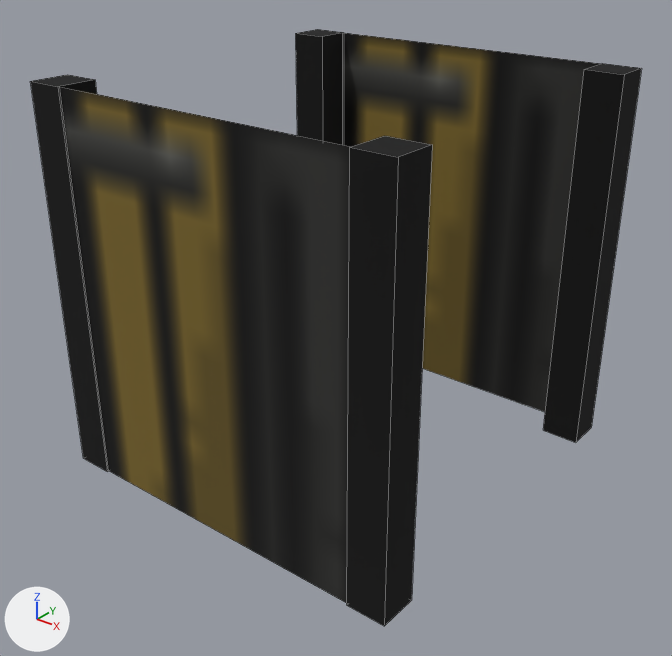
Before and after pictures for a commit that changed the OBJ model Models/Walls/Wall1/EW.obj.
One viewpoint serves both versions: a 50 mm lens placed at (2.69, -3.44, 1.82), pointed at (0.04, -0.12, -0.24). The axes (+X, +Y, +Z) are drawn at lower left. The lights are the same throughout. The picture after the commit comes second. Mesh edges are drawn as thin lines. Where no turn or scale is listed for an object, it has been applied to the vertices. Vertices at exactly the same position are counted once.

Script lines for the objects in view, before the commit:
```python
me_n = bpy.data.meshes.new('N')
me_n.from_pydata(...)  # 4 vertices, 1 face; spans x -0.8..0.8, y 0.99, z -1.0..1.0
me_n.materials.append(mat_m_365873e8_e903_df85_dd86_8b54911b9c89)  # picture img_walltexture_png
me_ne = bpy.data.meshes.new('NE')
me_ne.from_pydata(...)  # a box spanning x 0.8..1.0, y 0.8..1.0, z -1.0..1.0
me_ne.materials.append(mat_m_365873e8_e903_df85_dd86_8b54911b9c89)  # picture img_walltexture_png
me_nw = bpy.data.meshes.new('NW')
me_nw.from_pydata(...)  # a box spanning x -1.0..-0.8, y 0.8..1.0, z -1.0..1.0
me_nw.materials.append(mat_m_365873e8_e903_df85_dd86_8b54911b9c89)  # picture img_walltexture_png
me_s = bpy.data.meshes.new('S')
me_s.from_pydata(...)  # 4 vertices, 1 face; spans x -0.8..0.8, y -0.99, z -1.0..1.0
me_s.materials.append(mat_m_365873e8_e903_df85_dd86_8b54911b9c89)  # picture img_walltexture_png
me_se = bpy.data.meshes.new('SE')
me_se.from_pydata(...)  # a box spanning x 0.8..1.0, y -1.0..-0.8, z -1.0..1.0
me_se.materials.append(mat_m_365873e8_e903_df85_dd86_8b54911b9c89)  # picture img_walltexture_png
me_sw = bpy.data.meshes.new('SW')
me_sw.from_pydata(...)  # a box spanning x -1.0..-0.8, y -1.0..-0.8, z -1.0..1.0
me_sw.materials.append(mat_m_365873e8_e903_df85_dd86_8b54911b9c89)  # picture img_walltexture_png
ob_n = bpy.data.objects.new('N', me_n)
ob_n.location = (0.0, 0.0, 0.0)
ob_ne = bpy.data.objects.new('NE', me_ne)
ob_ne.location = (0.0, 0.0, 0.0)
ob_nw = bpy.data.objects.new('NW', me_nw)
ob_nw.location = (0.0, 0.0, 0.0)
ob_s = bpy.data.objects.new('S', me_s)
ob_s.location = (0.0, 0.0, 0.0)
ob_se = bpy.data.objects.new('SE', me_se)
ob_se.location = (0.0, 0.0, 0.0)
ob_sw = bpy.data.objects.new('SW', me_sw)
ob_sw.location = (0.0, 0.0, 0.0)
```
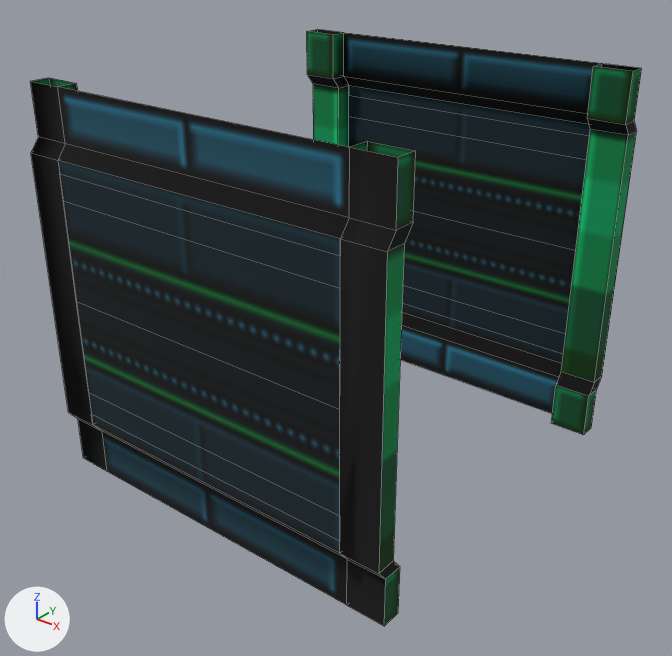
Changed parts and their boxes (x1, y1, x2, y2) in the pictures (672 x 656 px):
'S', reshaped (33% wider, 6% taller)
    before: (60, 87, 351, 603)
    after: (30, 78, 416, 626)
'N', reshaped (30% wider, 7% taller)
    before: (343, 33, 600, 412)
    after: (307, 29, 642, 435)
'SE', deleted
    before: (347, 136, 432, 626)
'NE', deleted
    before: (543, 63, 642, 442)
'SW', deleted
    before: (30, 74, 109, 472)
'NW', deleted
    before: (296, 29, 344, 145)

Patch to the scene script:
```diff
--- a/Models/Walls/Wall1/EW.obj.py
+++ b/Models/Walls/Wall1/EW.obj.py
@@ img_newwalltexture1_png @@
+img_newwalltexture1_png = load_image('NewWallTexture1.png', 'NewWallTexture1.png', 128, 128, 'sRGB')
@@ mat_m_8f18cf77_3786_8aaa_c5f5_a5c595de131f @@
+mat_m_8f18cf77_3786_8aaa_c5f5_a5c595de131f = principled_material('m_8f18cf77-3786-8aaa-c5f5-a5c595de131f')
+mat_m_8f18cf77_3786_8aaa_c5f5_a5c595de131f.texture = img_newwalltexture1_png
+mat_m_8f18cf77_3786_8aaa_c5f5_a5c595de131f.roughness = 1.0
@@ me_n @@
 # used by ob_n; location = (0.0, 0.0, 0.0)
-me_n.from_pydata(...)  # 4 vertices, 1 face; spans x -0.8..0.8, y 0.99, z -1.0..1.0
-me_n.materials.append(mat_m_365873e8_e903_df85_dd86_8b54911b9c89)  # picture img_walltexture_png
+me_n.from_pydata(...)  # 58 vertices, 50 faces; spans x -1.0..1.0, y 0.9..1.05, z -1.0..1.0
+# me_n part 1: the whole mesh is rebuilt
+me_n.materials.append(mat_m_8f18cf77_3786_8aaa_c5f5_a5c595de131f)  # picture img_newwalltexture1_png
@@ me_s @@
 # used by ob_s; location = (0.0, 0.0, 0.0)
-me_s.from_pydata(...)  # 4 vertices, 1 face; spans x -0.8..0.8, y -0.99, z -1.0..1.0
-me_s.materials.append(mat_m_365873e8_e903_df85_dd86_8b54911b9c89)  # picture img_walltexture_png
+me_s.from_pydata(...)  # 58 vertices, 50 faces; spans x -1.0..1.0, y -1.05..-0.9, z -1.0..1.0
+# me_s part 2: the whole mesh is rebuilt
+me_s.materials.append(mat_m_8f18cf77_3786_8aaa_c5f5_a5c595de131f)  # picture img_newwalltexture1_png
@@ ob_ne @@
-ob_ne = bpy.data.objects.new('NE', me_ne)
-ob_ne.location = (0.0, 0.0, 0.0)
@@ ob_nw @@
-ob_nw = bpy.data.objects.new('NW', me_nw)
-ob_nw.location = (0.0, 0.0, 0.0)
@@ ob_se @@
-ob_se = bpy.data.objects.new('SE', me_se)
-ob_se.location = (0.0, 0.0, 0.0)
@@ ob_sw @@
-ob_sw = bpy.data.objects.new('SW', me_sw)
-ob_sw.location = (0.0, 0.0, 0.0)
```
